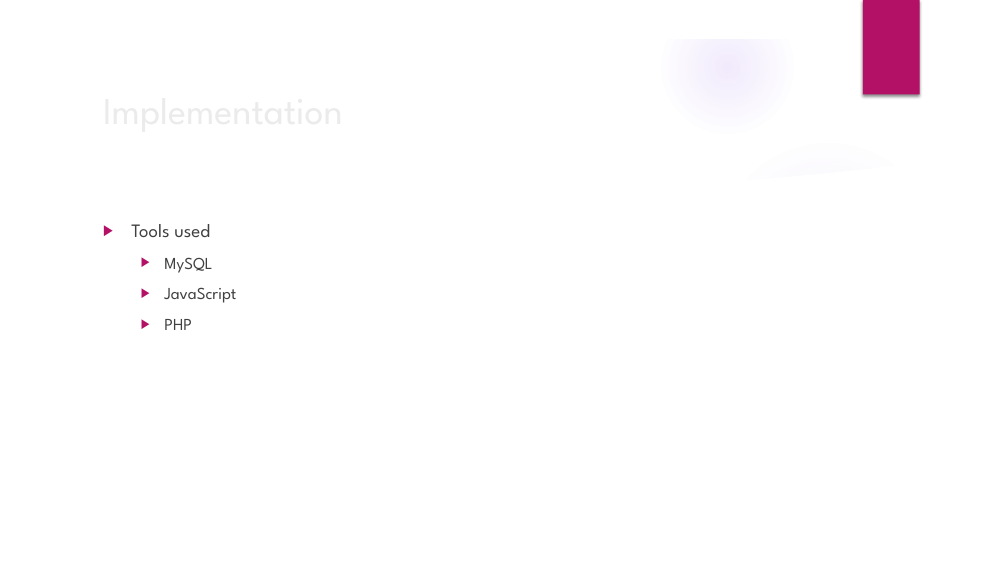
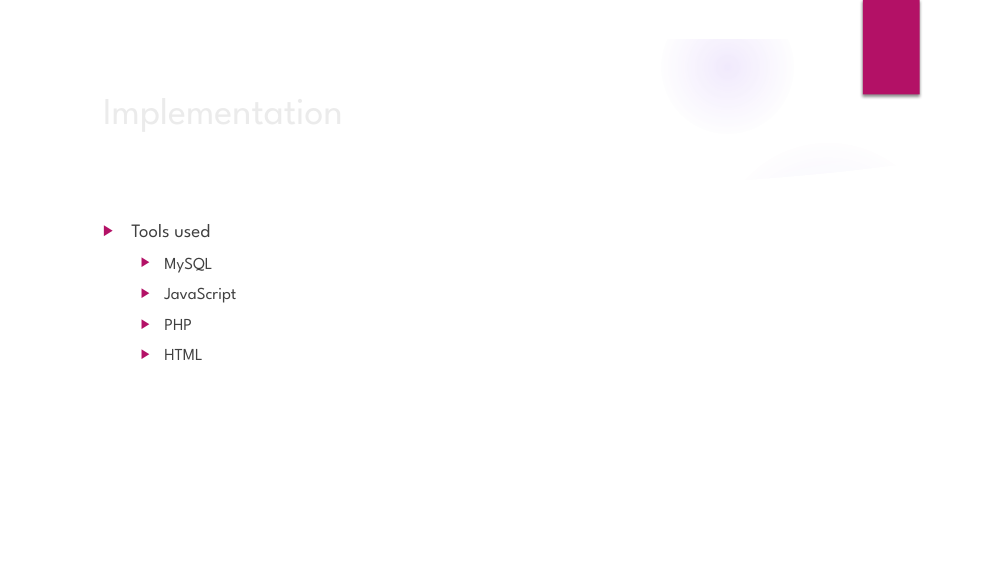
Before and after one commit to jthuber44/SeniorProject, a slide deck: slide 5 of powerPoint.pptx. Drawn at 1008x567 pixels with LibreOffice and Linux fonts; fonts in the diff are those of the drawing; background and template pictures are left out. Boxes give left, top, right and bottom in pixels: in the first picture for what was removed or moved away, otherwise in the second. Text is boxed around its words. In the diff, an @@ line names an element or a change of style, - is before the commit and + after.

```diff
--- a/powerPoint.pptx
+++ b/powerPoint.pptx
@@ text at [164,349,202,360]: paragraph added @@
+  ▶ HTML
```
Also in this commit, not shown: 1 other slide changed.
